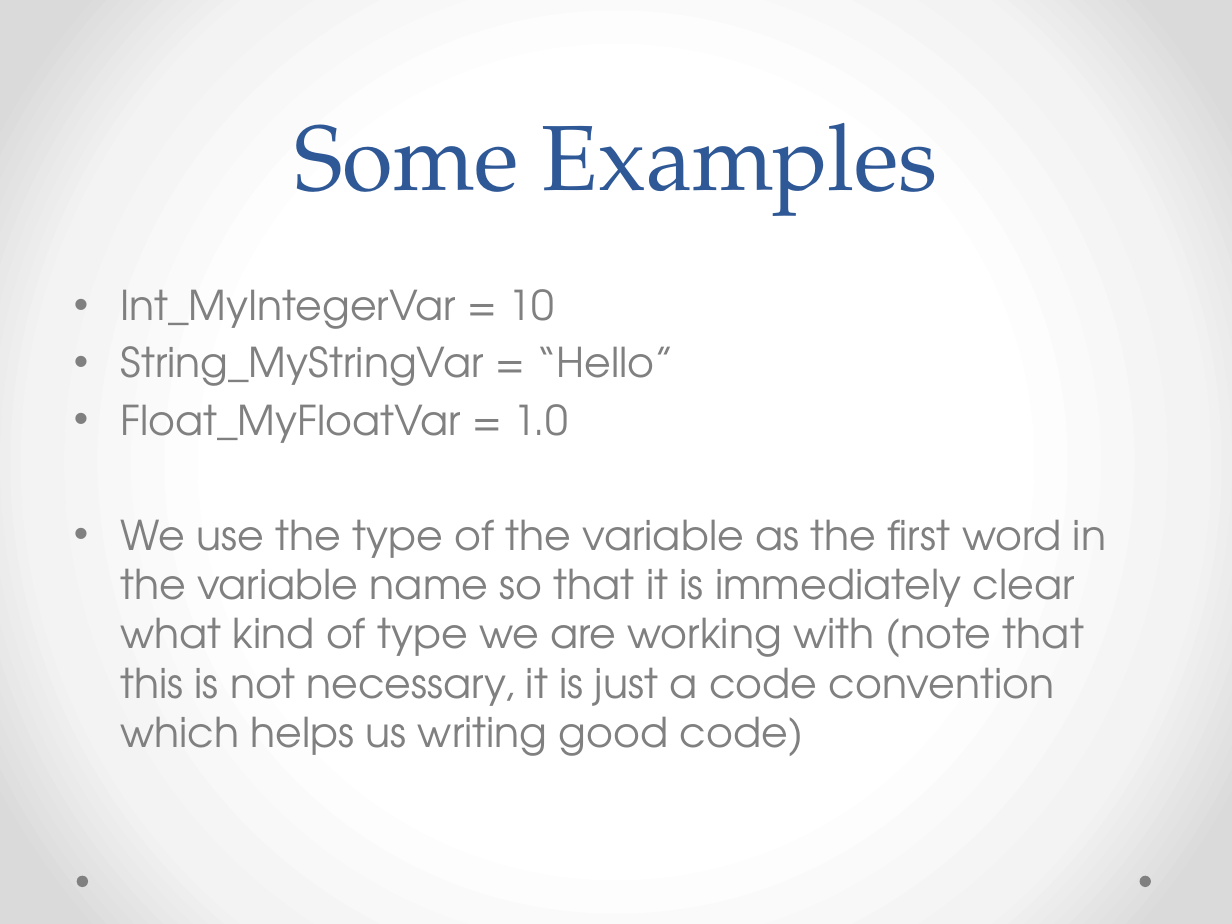
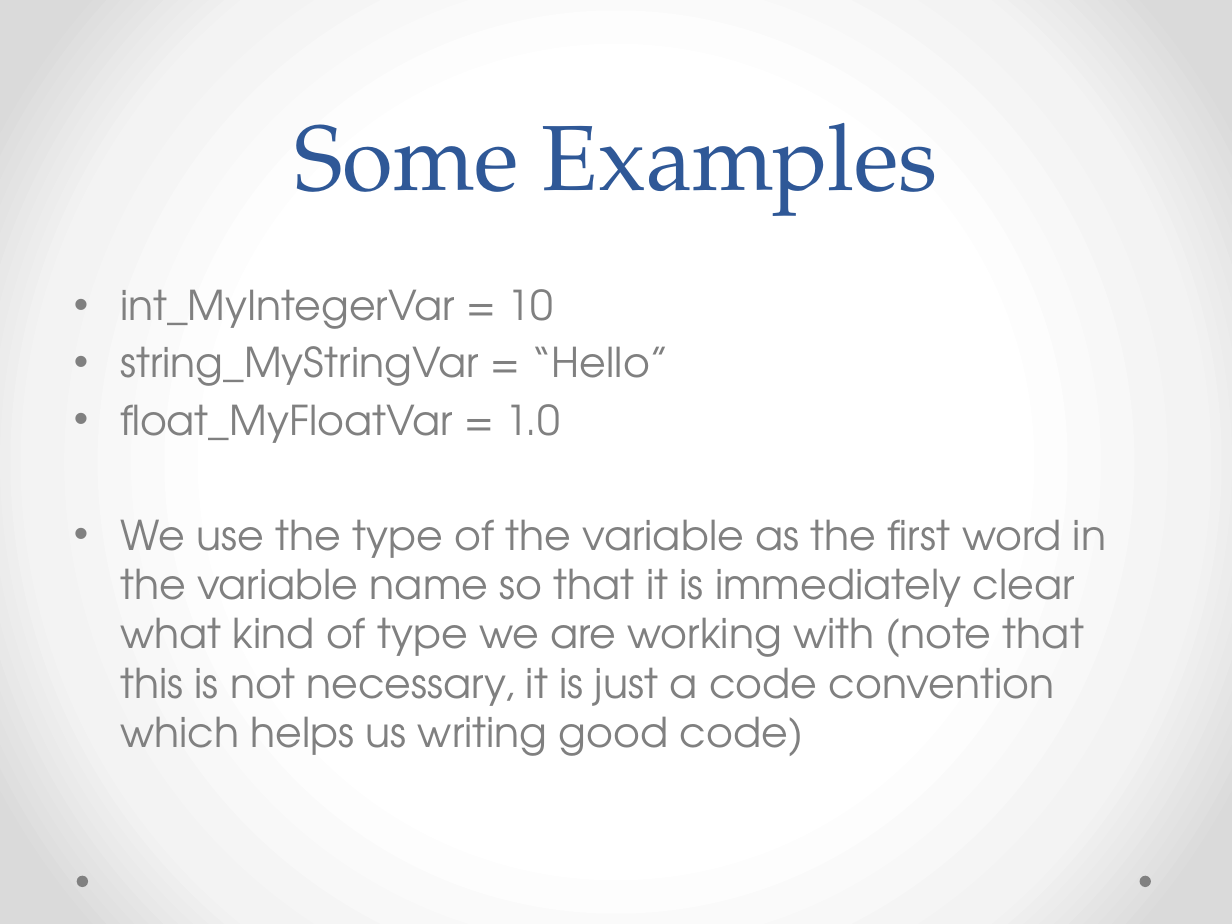
Before and after one commit to vmuijrers/EmpoweringCreativeThinkingThroughProgramming, a slide deck: slide 21 of Slides/ECTTP_Les_1_What_Is_Programming.pptx. Drawn at 1232x924 pixels with LibreOffice and Linux fonts; fonts in the diff are those of the drawing. Boxes give left, top, right and bottom in pixels: in the first picture for what was removed or moved away, otherwise in the second. Text is boxed around its words. In the diff, an @@ line names an element or a change of style, - is before the commit and + after.

```diff
--- a/Slides/ECTTP_Les_1_What_Is_Programming.pptx
+++ b/Slides/ECTTP_Les_1_What_Is_Programming.pptx
@@ text at (x1=120, y1=289, x2=670, y2=443): text changed @@
-• Int_MyIntegerVar = 10
-• String_MyStringVar = “Hello”
-• Float_MyFloatVar = 1.0
+• int_MyIntegerVar = 10
+• string_MyStringVar = “Hello”
+• float_MyFloatVar = 1.0
```
Also in this commit, not shown: 4 other slides changed, 1 other file.
